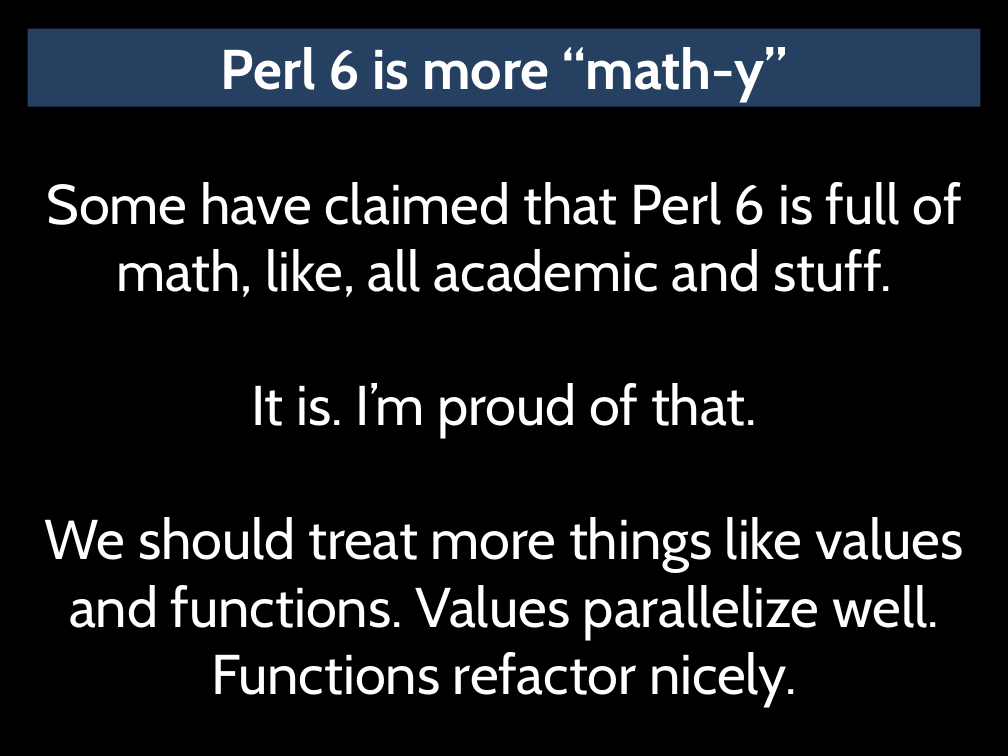
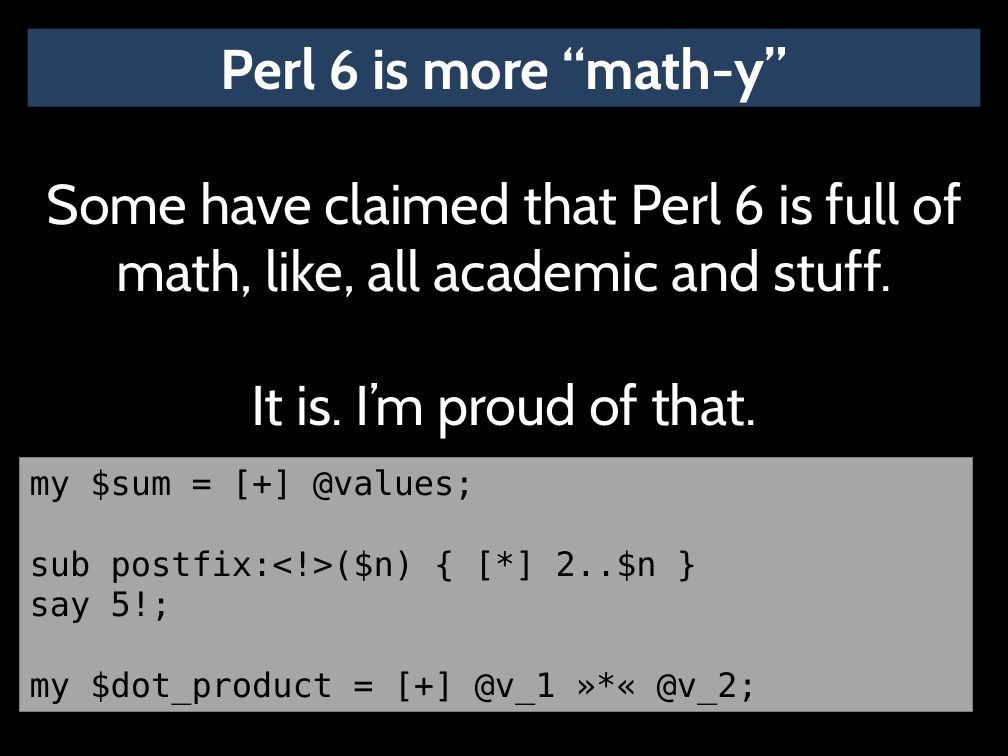
Before and after one commit to masak/talks, a slide deck: slide 15 of czpw-2014-pride-envy/talk.pptx. Drawn at 1008x756 pixels with LibreOffice and Linux fonts; fonts in the diff are those of the drawing. Boxes give left, top, right and bottom in pixels: in the first picture for what was removed or moved away, otherwise in the second. Text is boxed around its words. In the diff, an @@ line names an element or a change of style, - is before the commit and + after.

```diff
--- a/czpw-2014-pride-envy/talk.pptx
+++ b/czpw-2014-pride-envy/talk.pptx
@@ rectangle added at box(20, 458, 973, 712), fill #A6A6A6, outline #808080 0.75 pt, 24 pt, text #000000 @@
+my $sum = [+] @values;
+sub postfix:<!>($n) { [*] 2..$n }
+say 5!;
+my $dot_product = [+] @v_1 »*« @v_2;
@@ text at box(45, 517, 963, 706): paragraph removed @@
-We should treat more things like values and functions. Values parallelize well. Functions refactor nicely.
```
Also in this commit, not shown: 12 other slides changed, 5 slides added.
